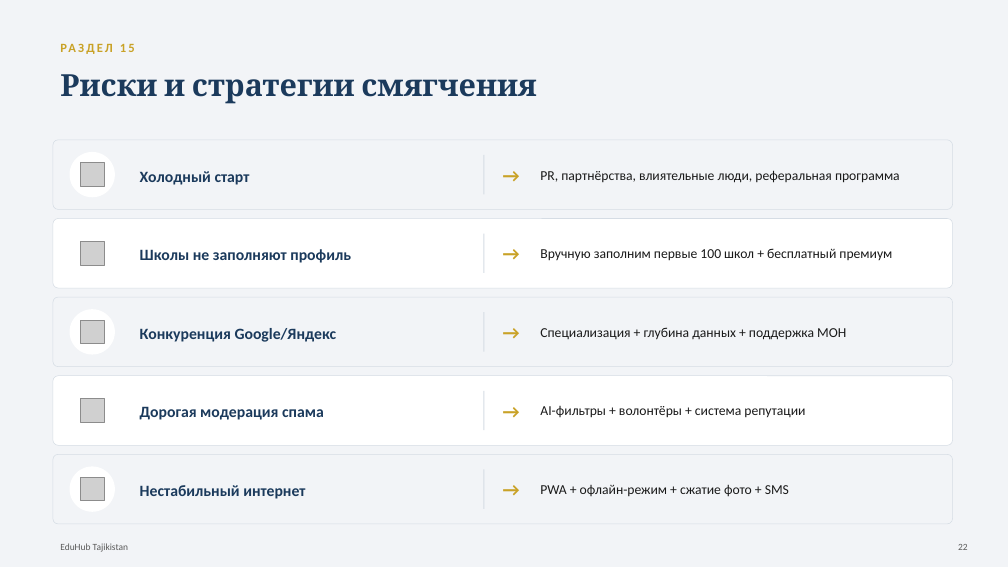
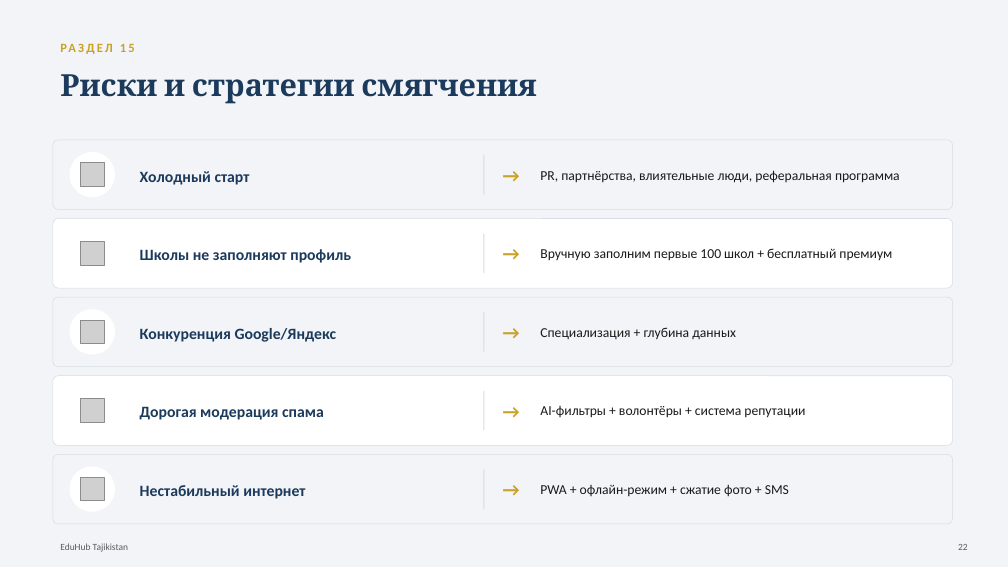
Before and after one commit to TajikEducation/eduhub, a slide deck: slide 22 of docs/EduHub_Presentation_Full_Pro.pptx. Drawn at 1008x567 pixels with LibreOffice and Linux fonts; fonts in the diff are those of the drawing; grey boxes stand for pictures. Boxes give left, top, right and bottom in pixels: in the first picture for what was removed or moved away, otherwise in the second. Text is boxed around its words. In the diff, an @@ line names an element or a change of style, - is before the commit and + after.

```diff
--- a/docs/EduHub_Presentation_Full_Pro.pptx
+++ b/docs/EduHub_Presentation_Full_Pro.pptx
@@ text at (x1=540, y1=327, x2=736, y2=340): text changed @@
-Специализация + глубина данных + поддержка МОН
+Специализация + глубина данных
```
Also in this commit, not shown: 7 other slides changed, 2 other files.
